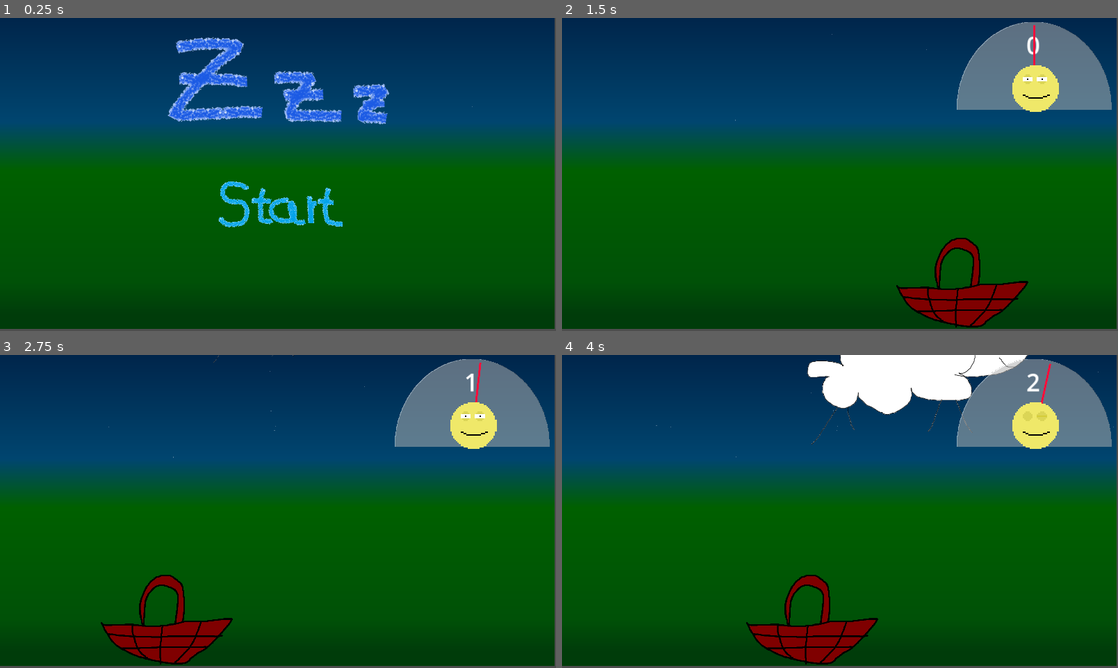
Above: before the commit, frames 1-4 (two rows, left to right).
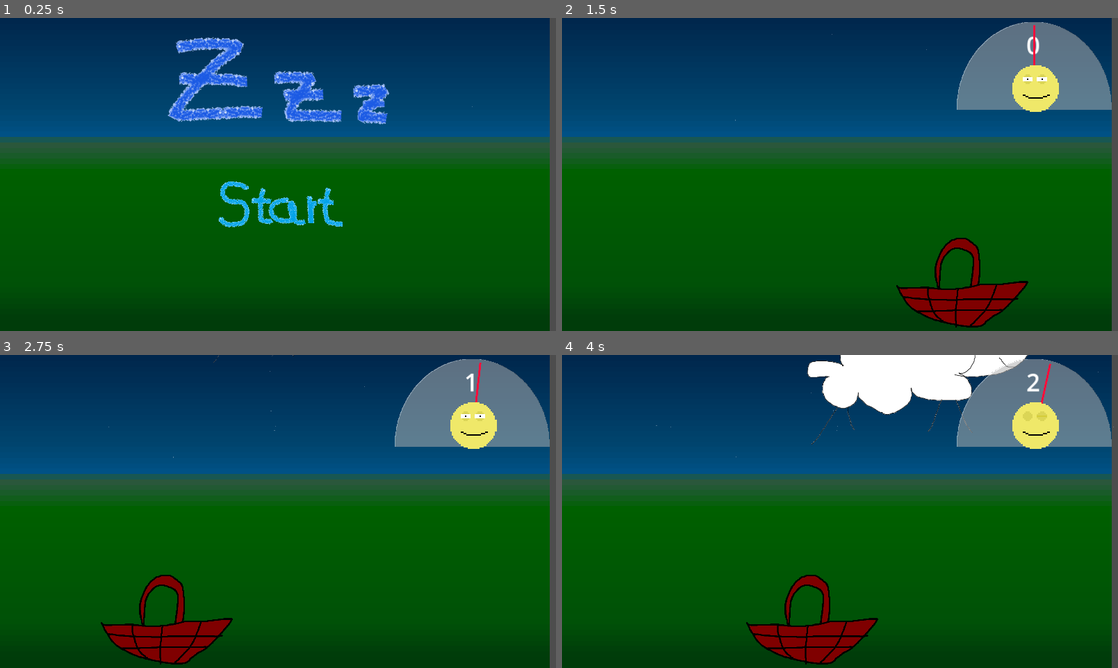
Above: after the commit, the same moments.

Repository: Glow-Project/gwj-55
Game: Godot game, scene res://menu.tscn
Same seed, same stepped clock (60 frames per second), same inputs: the game is played once before the commit and once after it.
Inputs (mouse positions are in pixels of both pictures, inside the frame that each line leads up to):
- Up to frame 1 (0.25 s): no input
- Up to frame 2 (1.5 s): click (840, 205) at 0.5 s; tap Enter at 1.25 s; move the mouse to (962, 158) at 1.27 s
- Up to frame 3 (2.75 s): move the mouse to (166, 527) at 2.02 s
- Up to frame 4 (4 s): tap Space at 2.75 s; move the mouse to (895, 442) at 2.77 s; move the mouse to (812, 574) at 3.52 s

The runs differ from the first frame. In frame 1, 9.9% of the frame differs, in the area x 0-100%, y 0-100%; in frame 2, 9.9%; in frame 3, 9.9%; in frame 4, 9.9%.

Commit message:
Background: improve gradient

Diff:
--- a/background.tscn
+++ b/background.tscn
@@ -1,12 +1,12 @@
 [gd_scene load_steps=6 format=3 uid="uid://c7bryqilrava"]
 
 [sub_resource type="Gradient" id="Gradient_qqhsb"]
-offsets = PackedFloat32Array(0.0479042, 0.149701, 0.508982, 0.664671, 1)
-colors = PackedColorArray(2.10572e-08, 0.237782, 0.0426036, 1, 1.50409e-08, 0.318864, 0.0304312, 1, 0, 0.377955, 0, 1, 5.53504e-07, 0.274246, 0.438841, 1, 0, 0.148368, 0.295661, 1)
+offsets = PackedFloat32Array(0.0479042, 0.149701, 0.508982, 0.6, 0.621951, 0.702439, 1)
+colors = PackedColorArray(2.10572e-08, 0.237782, 0.0426036, 1, 1.50409e-08, 0.318864, 0.0304312, 1, 0, 0.377955, 0, 1, 0, 0.4, 0.164706, 0.403922, 0, 0.321569, 0.529412, 1, 5.53504e-07, 0.274246, 0.438841, 1, 0, 0.148368, 0.295661, 1)
 
 [sub_resource type="GradientTexture1D" id="GradientTexture1D_g36pl"]
 gradient = SubResource("Gradient_qqhsb")
-width = 255
+width = 60
 
 [sub_resource type="Gradient" id="Gradient_hrpnh"]
 interpolation_mode = 2
@@ -29,9 +29,10 @@
 [node name="Background" type="Node2D"]
 
 [node name="Background" type="Sprite2D" parent="."]
-position = Vector2(571.799, 321.585)
+texture_filter = 1
+position = Vector2(569, 324.194)
 rotation = -1.5708
-scale = Vector2(2.53092, 1153.53)
+scale = Vector2(11.1252, -1140.29)
 texture = SubResource("GradientTexture1D_g36pl")
 
 [node name="Stars" type="GPUParticles2D" parent="."]
